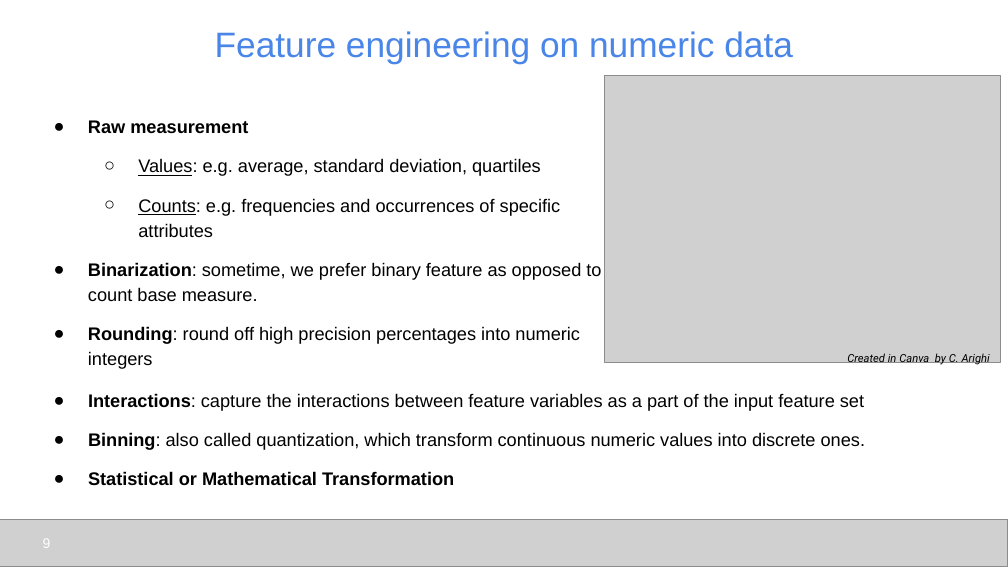
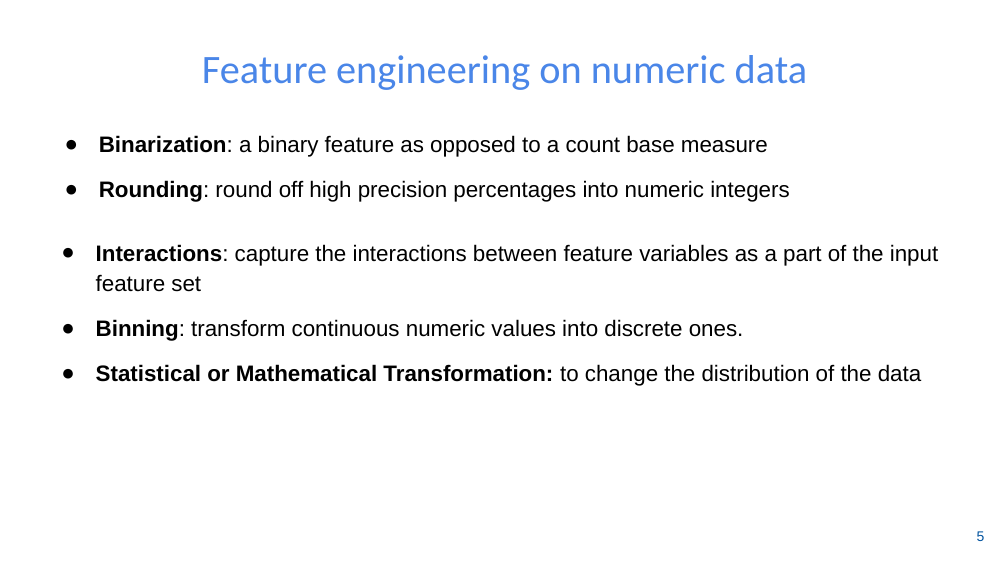
Before and after one commit to udel-cbcb/NIGMS-Sandbox-UD, a slide deck: slide 6 of Submodule_3/Lectures/Submodule_3_Lecture_2_Feature_Engineering_Scaling_Selection.pptx (slide 9 before the commit). Drawn at 1008x567 pixels with LibreOffice and Linux fonts; fonts in the diff are those of the drawing; grey boxes stand for pictures; background and template pictures are left out. Boxes give left, top, right and bottom in pixels: in the first picture for what was removed or moved away, otherwise in the second. Text is boxed around its words. In the diff, an @@ line names an element or a change of style, - is before the commit and + after.

```diff
--- a/Submodule_3/Lectures/Submodule_3_Lecture_2_Feature_Engineering_Scaling_Selection.pptx
+++ b/Submodule_3/Lectures/Submodule_3_Lecture_2_Feature_Engineering_Scaling_Selection.pptx
@@ title "Feature engineering on numeric data": place and size @@
-title "Feature engineering on numeric data" at [215,31,793,64]
+title "Feature engineering on numeric data" at [202,55,807,90]
@@ title "Feature engineering on numeric data" at [202,55,807,90]: size 25.2 to 28.8 pt, font Arial to Calibri @@
@@ picture removed at [605,76,1000,362] @@
@@ text "Binarization: a binary feature as ...": place and size @@
-text "Binarization: a binary feature as ..." at [88,120,601,369]
+text "Binarization: a binary feature as ..." at [99,135,789,202]
@@ text at [99,135,768,157]: text changed; size 13 to 16 pt @@
-● Raw measurement
-  ○ Values: e.g. average, standard deviation, quartiles
-  ○ Counts: e.g. frequencies and occurrences of specific attributes
-● Binarization: sometime, we prefer binary feature as opposed to a count base measure.
+● Binarization: a binary feature as opposed to a count base measure
@@ text at [99,180,789,202]: size 13 to 16 pt in "Rounding: round off high precision percentages into ..." @@
@@ text "Interactions: capture the interactions between ...": place and size @@
-text "Interactions: capture the interactions between ..." at [88,393,865,485]
+text "Interactions: capture the interactions between ..." at [96,244,938,386]
@@ text at [96,244,938,292]: size 13 to 16 pt in "Interactions: capture the interactions between feature varia ..." @@
@@ text at [96,319,921,386]: text changed; size 13 to 16 pt @@
-● Binning: also called quantization, which transform continuous numeric values into discrete ones.
-● Statistical or Mathematical Transformation
+● Binning: transform continuous numeric values into discrete ones.
+● Statistical or Mathematical Transformation: to change the distribution of the data
@@ text removed at [847,353,990,366] @@
-Created in Canva by C. Arighi
@@ picture removed at [0,519,1008,566] @@
@@ page number removed at [43,539,51,548] @@
-9
@@ page number added at [977,531,985,541], 10 pt, text #00539F @@
+5
```
Also in this commit, not shown: 12 other slides changed, 8 slides added, 17 slides removed, 1 other file.
